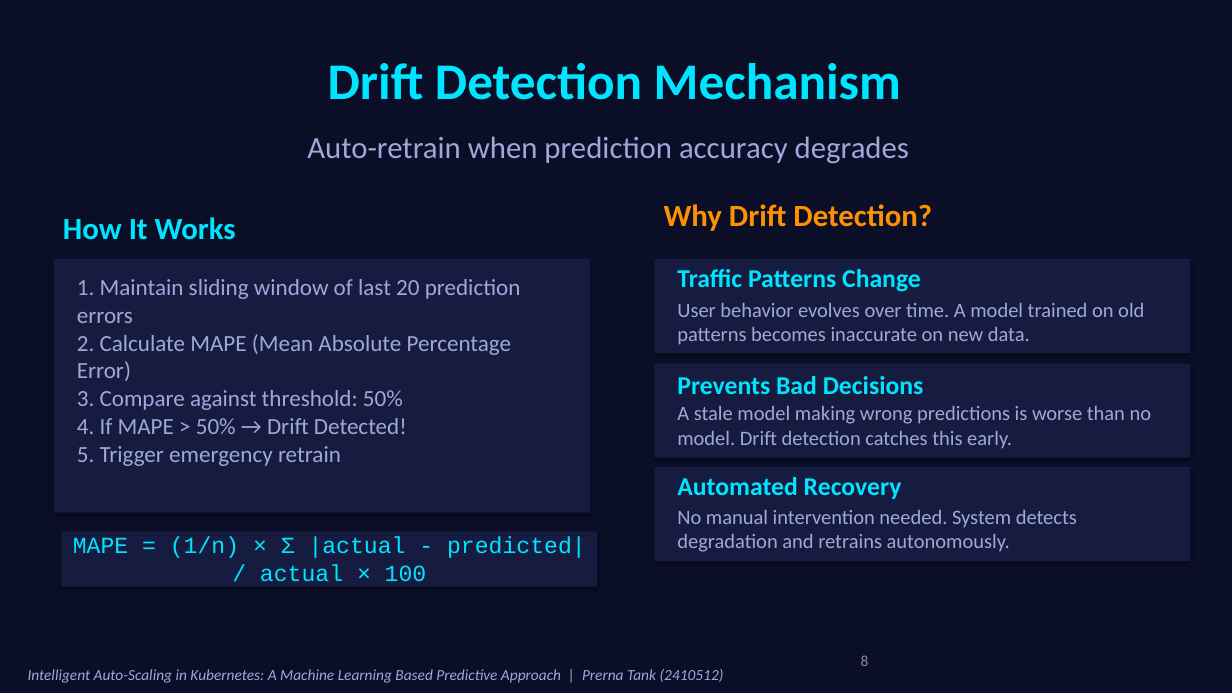
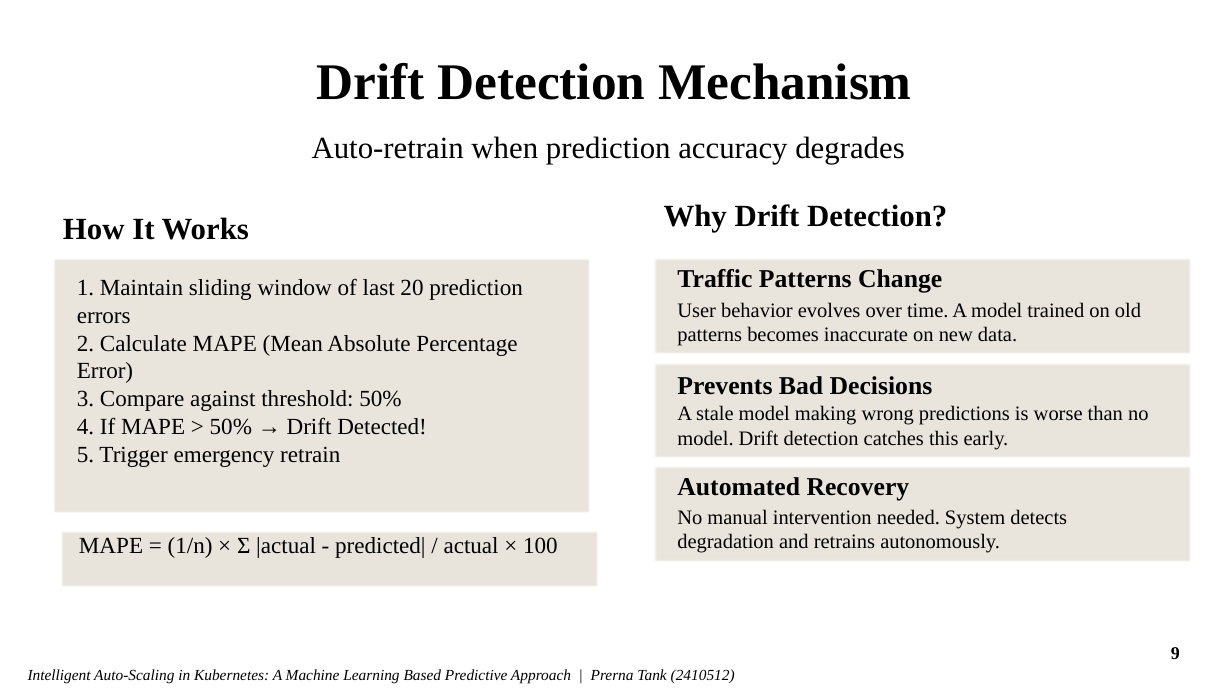
Before and after one commit to prerna3640/HA-K8S1, a slide deck: slide 9 of presentation/Thesis_Presentation_Prerna_Tank.pptx (slide 8 before the commit). Drawn at 1232x693 pixels with LibreOffice and Linux fonts; fonts in the diff are those of the drawing; background and template pictures are left out. Boxes give left, top, right and bottom in pixels: in the first picture for what was removed or moved away, otherwise in the second. Text is boxed around its words. In the diff, an @@ line names an element or a change of style, - is before the commit and + after.

Commit message:
refactor: clean up repo — remove sensitive data, legacy files, duplicates
- Remove private IPs from research paper, create_pptx.py, grafana dashboards
- Remove Telegram bot token from deployment docs
- Remove legacy/ baseline recordings and old configs
- Remove temporary scripts/ directory
- Remove old duplicate PPT file from root
- Remove redundant Jenkins fix guides from docs/guides/
- Update .gitignore to block .pem, .docx, duplicate PPTs
- Rewrite README with clean professional project description

```diff
--- a/presentation/Thesis_Presentation_Prerna_Tank.pptx
+++ b/presentation/Thesis_Presentation_Prerna_Tank.pptx
@@ background #0A0E27 to #FFFFFF @@
@@ text "Why Drift Detection?" at (x1=664, y1=204, x2=947, y2=232): font Calibri to Times New Roman, text colour #FF9100 to #000000 @@
@@ fill #161B40 to #E9E5DC; shadow off in 5 elements at (x1=54, y1=259, x2=590, y2=513), (x1=61, y1=531, x2=597, y2=587), (x1=654, y1=259, x2=1190, y2=353), (x1=654, y1=363, x2=1190, y2=457), (x1=654, y1=467, x2=1190, y2=561) @@
@@ font Calibri to Times New Roman, text colour #00E5FF to #000000 in 5 elements at (x1=317, y1=63, x2=912, y2=100), (x1=63, y1=217, x2=249, y2=240), (x1=677, y1=269, x2=942, y2=293), (x1=677, y1=376, x2=933, y2=395), (x1=677, y1=477, x2=910, y2=501) @@
@@ font Calibri to Times New Roman, text colour #9FA8DA to #000000 in 6 elements at (x1=312, y1=136, x2=904, y2=164), (x1=28, y1=669, x2=735, y2=684), (x1=77, y1=278, x2=523, y2=467), (x1=677, y1=302, x2=1141, y2=346), (x1=677, y1=405, x2=1148, y2=450), (x1=677, y1=509, x2=1067, y2=553) @@
@@ text "MAPE = (1/n) × Σ ..." at (x1=79, y1=537, x2=558, y2=558): font Courier New to Times New Roman, text colour #00E5FF to #000000 @@
@@ page number removed at (x1=861, y1=655, x2=869, y2=666) @@
-8
@@ ellipse added at (x1=1155, y1=632, x2=1196, y2=673), outline #FFFFFF 1 pt @@
@@ page number added at (x1=1171, y1=647, x2=1180, y2=659), 14 pt, text #000000, bold @@
+9
```
Also in this commit, not shown: 17 other slides changed, 5 slides added, 2 slides removed, 60 other files.
